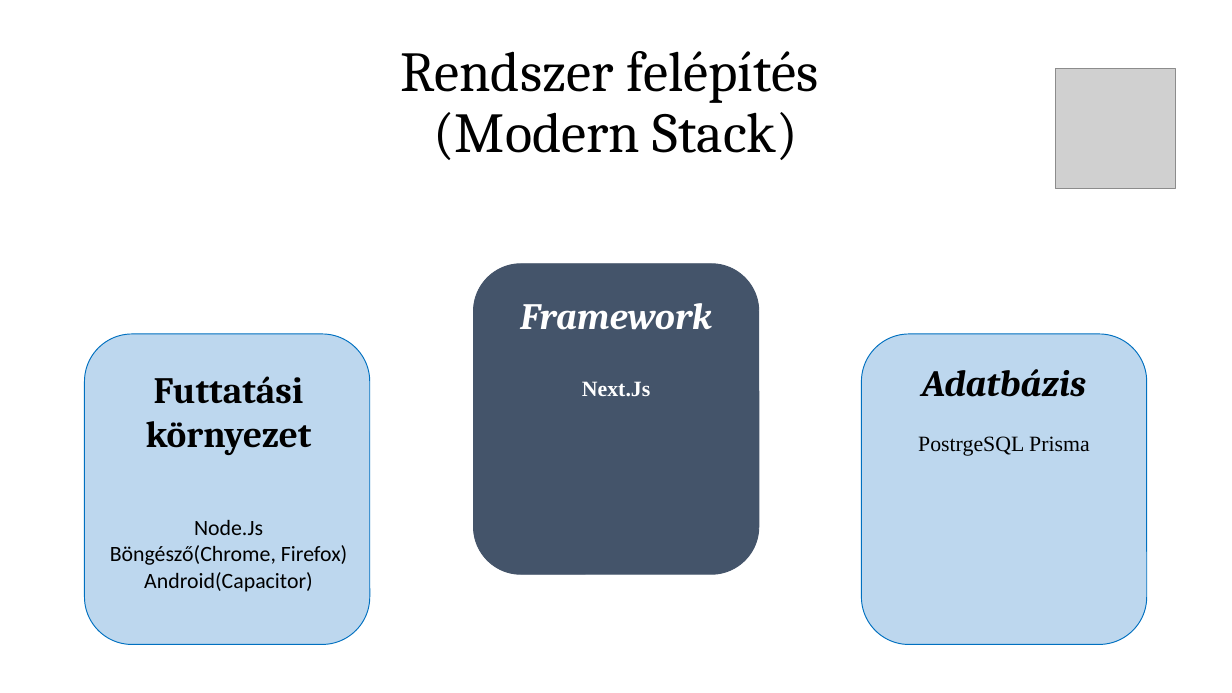
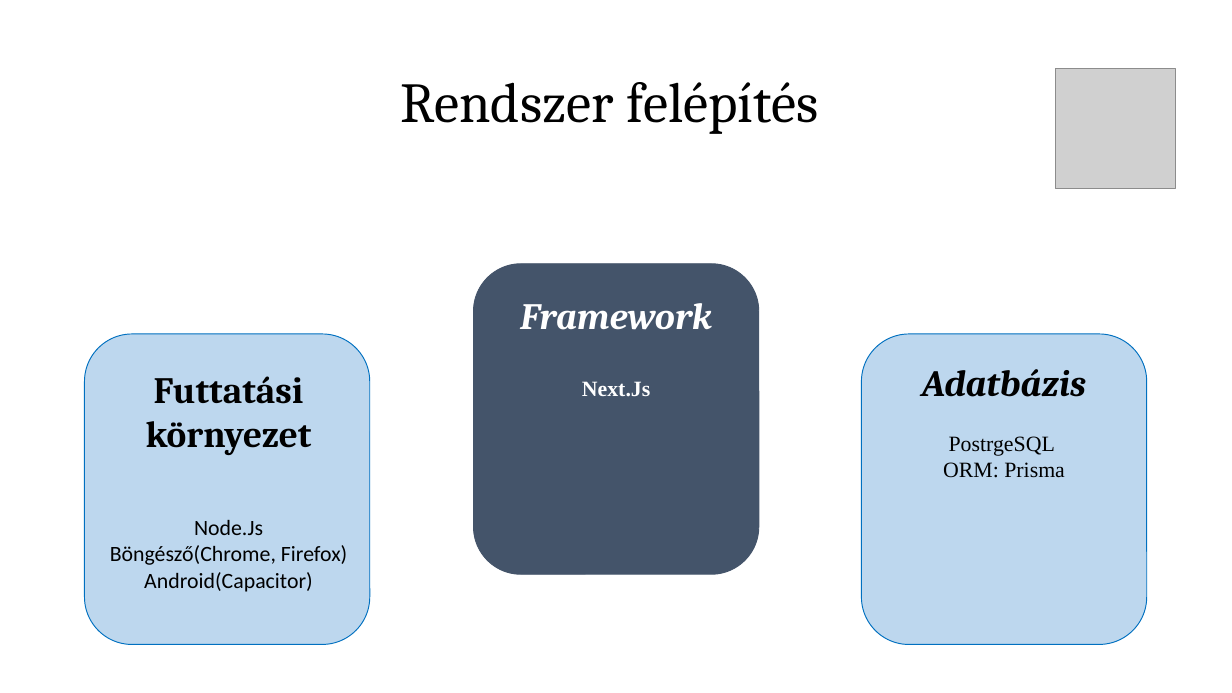
Before and after one commit to tomex1337/13_S1_6_vizsgaremek, a slide deck: slide 5 of docs/Prezentáció/Corelytics presentation.pptx. Drawn at 1232x693 pixels with LibreOffice and Linux fonts; fonts in the diff are those of the drawing; grey boxes stand for pictures. Boxes give left, top, right and bottom in pixels: in the first picture for what was removed or moved away, otherwise in the second. Text is boxed around its words. In the diff, an @@ line names an element or a change of style, - is before the commit and + after.

```diff
--- a/docs/Prezentáció/Corelytics presentation.pptx
+++ b/docs/Prezentáció/Corelytics presentation.pptx
@@ title at <box>401,82,818,134</box>: text changed @@
-Rendszer felépítés
-(Modern Stack)
+Rendszer felépítés
@@ text at <box>943,436,1065,478</box>: text changed @@
-PostrgeSQL Prisma
+PostrgeSQL
+ORM: Prisma
```
Also in this commit, not shown: 4 other slides changed.
